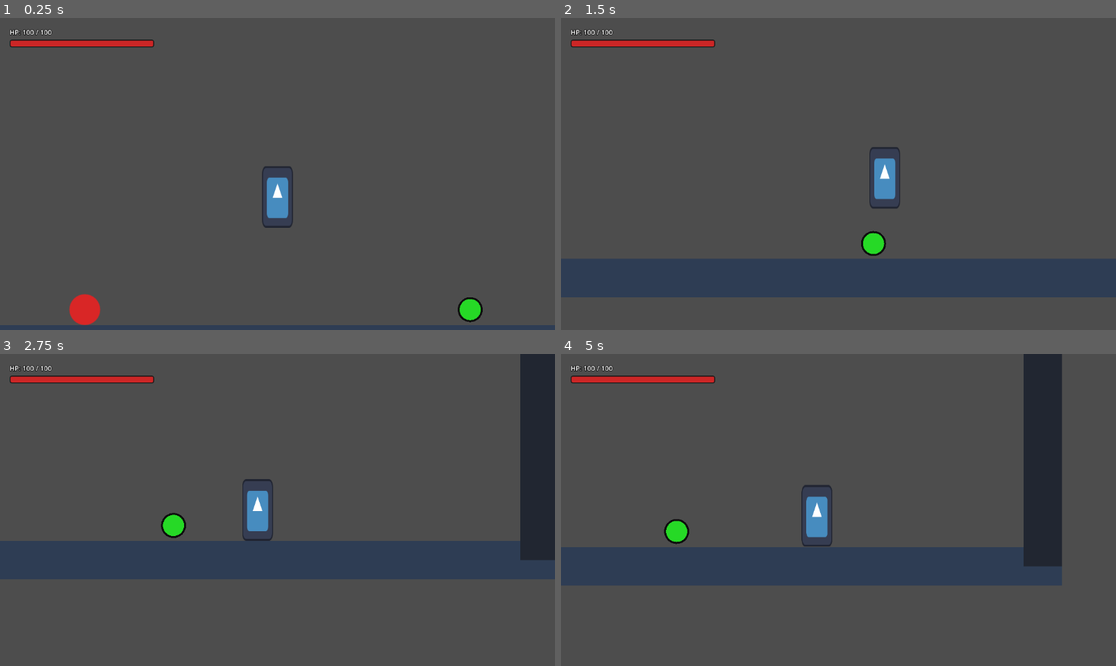
Above: before the commit, frames 1-4 (two rows, left to right).
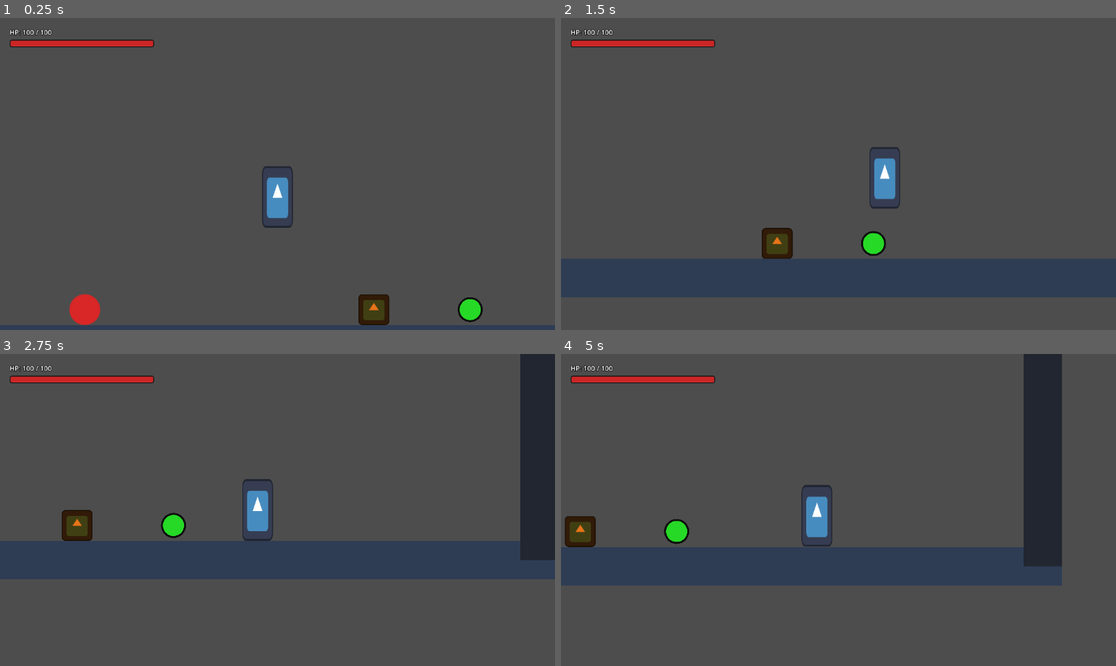
Above: after the commit, the same moments.

Repository: hikarirainbow/New-Project
Game: Godot game, scene res://scenes/levels/sandbox_level.tscn
Same seed, same stepped clock (60 frames per second), same inputs: the game is played once before the commit and once after it. The engine's default icon, where the game draws it, is replaced by a stand-in: a white triangle on a blue panel in a dark square.
Inputs:
- Up to frame 1 (0.25 s): no input
- Up to frame 2 (1.5 s): hold D (move_right) from 0.53 s (still down); tap X (attack) at 0.6 s; tap Space (jump) at 0.77 s; tap C (dash) at 1.35 s
- Up to frame 3 (2.75 s): tap Space (jump) at 1.52 s; release D (move_right) at 2.03 s; hold A (move_left) from 2.03 s (still down); tap X (attack) at 2.1 s
- Up to frame 4 (5 s): release A (move_left) at 2.78 s; hold D (move_right) 2.78-4.28 s; tap C (dash) at 2.85, 4.35 s; tap Space (jump) at 3.02, 3.77, 4.52 s; tap X (attack) at 3.6 s; hold A (move_left) from 4.28 s (still down)

The runs differ from the first frame. In frame 1, 0.5% of the frame differs, in the area x 64-71%, y 88-99%; in frame 2, 0.6%, in the area x 36-42%, y 67-78%; in frame 3, 0.5%; in frame 4, 0.6%.
Error after the commit: Parse Error: Identifier "FRICTION" not declared in the current scope. (res://scenes/enemies/grab_enemy.gd:23)

Commit message:
feat: add patrolling GrabEnemy inheriting from Actor with FSM (PATROL and DEAD)

Diff:
--- /dev/null
+++ b/scenes/enemies/grab_enemy.gd
@@ -0,0 +1,98 @@
+extends Actor
+
+# Tốc độ di chuyển tuần tra của quái vật
+const SPEED = 60.0
+const CONTACT_DAMAGE = 15
+
+# Bộ máy trạng thái (FSM) cơ bản
+enum State { PATROL, DEAD }
+var current_state = State.PATROL
+
+# Hướng di chuyển: 1 = Phải, -1 = Trái
+var direction = 1
+
+# Các node con RayCast dò tìm tường và hố sâu
+@onready var edge_detector_right = $RayCast2D_EdgeRight
+@onready var edge_detector_left = $RayCast2D_EdgeLeft
+@onready var wall_detector = $RayCast2D_Wall
+
+func _physics_process(delta):
+	# Nếu đang bị giật lùi (knockback), để lực đẩy tự tiêu hao
+	if knockback_timer > 0.0:
+		knockback_timer -= delta
+		velocity.x = move_toward(velocity.x, 0, FRICTION * delta)
+		if not is_on_floor():
+			velocity.y += gravity * delta
+		move_and_slide()
+		return
+
+	match current_state:
+		State.PATROL:
+			handle_patrol_state(delta)
+		State.DEAD:
+			handle_dead_state(delta)
+
+# Xử lý logic trạng thái tuần tra (PATROL)
+func handle_patrol_state(delta):
+	# Áp dụng trọng lực
+	if not is_on_floor():
+		velocity.y += gravity * delta
+
+	# Kiểm tra xem có cần quay đầu (gặp tường hoặc mép vực) không
+	var should_flip = false
+
+	# 1. Dò tường phía trước hướng đi
+	wall_detector.target_position.x = direction * 24.0
+	wall_detector.force_raycast_update()
+	if wall_detector.is_colliding():
+		should_flip = true
+
+	# 2. Dò mép hố (vực sâu) để quay đầu tránh bị rơi xuống
+	if is_on_floor():
+		if direction == 1 and not edge_detector_right.is_colliding():
+			should_flip = true
+		elif direction == -1 and not edge_detector_left.is_colliding():
+			should_flip = true
+
+	# Quay đầu nếu thỏa mãn điều kiện
+	if should_flip:
+		direction = -direction
+		# Lật hình ảnh Sprite
+		if has_node("Sprite2D"):
+			$Sprite2D.flip_h = direction < 0
+
+	# Di chuyển theo hướng hiện tại
+	velocity.x = direction * SPEED
+	move_and_slide()
+
+	# Xử lý va chạm: Nếu đâm trúng Player, gây sát thương
+	for i in get_slide_collision_count():
+		var collision = get_slide_collision(i)
+		var collider = collision.get_collider()
+		if collider.is_in_group("player"):
+			if collider.has_method("take_damage"):
+				collider.take_damage(CONTACT_DAMAGE, global_position)
+
+# Xử lý logic trạng thái chết (DEAD)
+func handle_dead_state(delta):
+	# Chỉ rơi xuống đất nếu đang ở trên không trung
+	if not is_on_floor():
+		velocity.y += gravity * delta
+	velocity.x = 0
+	move_and_slide()
+
+# Ghi đè hàm die() của Actor
+func die():
+	current_state = State.DEAD
+
+	# Vô hiệu hóa va chạm với Player (chỉ giữ lại va chạm nền đất để không rơi xuyên map)
+	collision_layer = 0
+	collision_mask = 1
+
+	print("Kẻ địch tuần tra đã chết!")
+
+	# Hiệu ứng tan biến dần (fade-out)
+	var tween = create_tween()
+	tween.tween_property(self, "modulate:a", 0.0, 0.4)
+	# Tự giải phóng bộ nhớ sau khi tan biến xong
+	tween.finished.connect(queue_free)
--- /dev/null
+++ b/scenes/enemies/grab_enemy.tscn
@@ -0,0 +1,34 @@
+[gd_scene load_steps=4 format=3 uid="uid://c5e7h8d3p7"]
+
+[ext_resource type="Script" path="res://scenes/enemies/grab_enemy.gd" id="1_grab_enemy_gd"]
+[ext_resource type="Texture2D" uid="uid://d3u2h2n3r1" path="res://icon.svg" id="2_enemy_icon"]
+
+[sub_resource type="RectangleShape2D" id="RectangleShape2D_enemy"]
+size = Vector2(32, 32)
+
+[node name="GrabEnemy" type="CharacterBody2D"]
+collision_layer = 4
+collision_mask = 3
+script = ExtResource("1_grab_enemy_gd")
+
+[node name="Sprite2D" type="Sprite2D" parent="."]
+modulate = Color(0.9, 0.45, 0.1, 1)
+scale = Vector2(0.25, 0.25)
+texture = ExtResource("2_enemy_icon")
+
+[node name="CollisionShape2D" type="CollisionShape2D" parent="."]
+shape = SubResource("RectangleShape2D_enemy")
+
+[node name="RayCast2D_EdgeRight" type="RayCast2D" parent="."]
+position = Vector2(16, 16)
+target_position = Vector2(0, 15)
+collision_mask = 1
+
+[node name="RayCast2D_EdgeLeft" type="RayCast2D" parent="."]
+position = Vector2(-16, 16)
+target_position = Vector2(0, 15)
+collision_mask = 1
+
+[node name="RayCast2D_Wall" type="RayCast2D" parent="."]
+target_position = Vector2(24, 0)
+collision_mask = 1
--- a/scenes/levels/sandbox_level.tscn
+++ b/scenes/levels/sandbox_level.tscn
@@ -1,9 +1,10 @@
-[gd_scene load_steps=7 format=3 uid="uid://d1h7h8d3p3"]
+[gd_scene load_steps=8 format=3 uid="uid://d1h7h8d3p3"]
 
 [ext_resource type="PackedScene" uid="uid://c1y7h8d3p2" path="res://scenes/player/player.tscn" id="1_player_tscn"]
 [ext_resource type="PackedScene" uid="uid://d1u7h8d3p4" path="res://scenes/ui/hud.tscn" id="2_hud_tscn"]
 [ext_resource type="PackedScene" uid="uid://b2e7h8d3p5" path="res://scenes/enemies/static_enemy.tscn" id="3_static_enemy_tscn"]
 [ext_resource type="PackedScene" uid="uid://c3e7h8d3p6" path="res://scenes/items/dash_upgrade_item.tscn" id="4_dash_upgrade_item_tscn"]
+[ext_resource type="PackedScene" uid="uid://c5e7h8d3p7" path="res://scenes/enemies/grab_enemy.tscn" id="5_grab_enemy_tscn"]
 
 [sub_resource type="RectangleShape2D" id="RectangleShape2D_ground"]
 size = Vector2(1200, 40)
@@ -23,6 +24,9 @@
 
 [node name="DashUpgradeItem" parent="." instance=ExtResource("4_dash_upgrade_item_tscn")]
 position = Vector2(800, 464)
+
+[node name="GrabEnemy" parent="." instance=ExtResource("5_grab_enemy_tscn")]
+position = Vector2(700, 464)
 
 [node name="StaticBody2D_Ground" type="StaticBody2D" parent="."]
 position = Vector2(600, 500)
